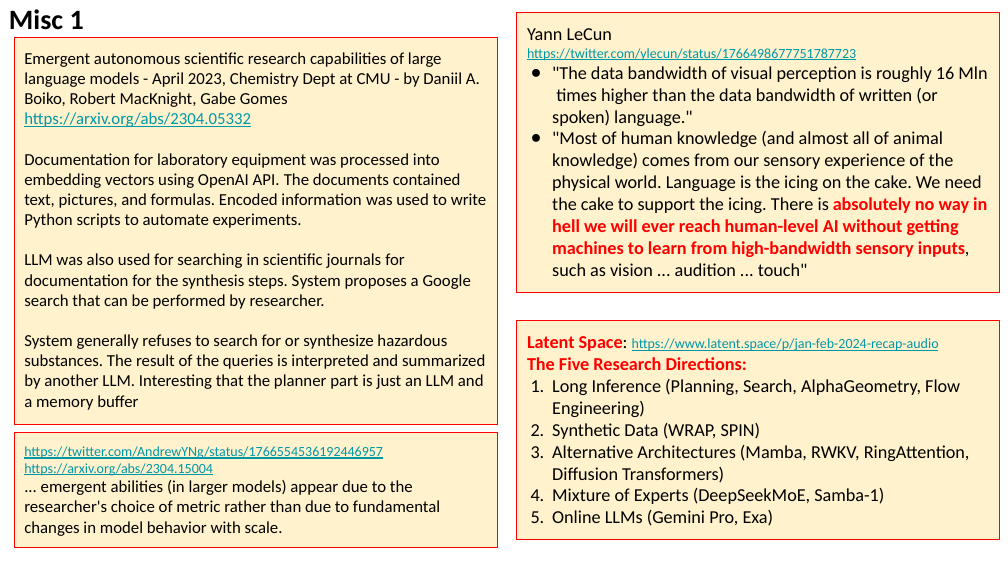
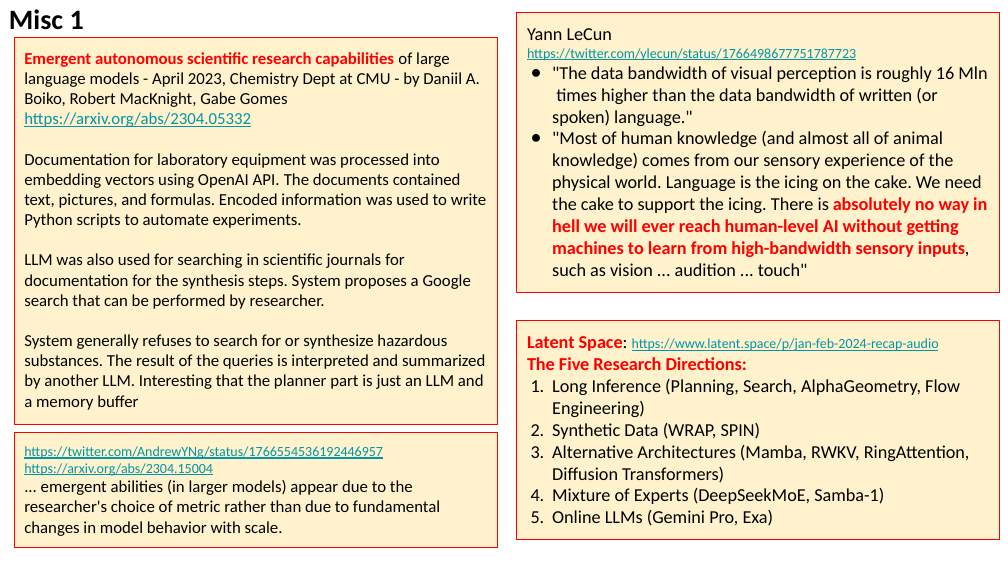
Before and after one commit to lselector/seminar, a slide deck: slide 4 of 2024/2024-03-15-AI-Updates.pptx (slide 3 before the commit). Drawn at 1008x567 pixels with LibreOffice and Linux fonts; fonts in the diff are those of the drawing. Boxes give left, top, right and bottom in pixels: in the first picture for what was removed or moved away, otherwise in the second. Text is boxed around its words. In the diff, an @@ line names an element or a change of style, - is before the commit and + after.

```diff
--- a/2024/2024-03-15-AI-Updates.pptx
+++ b/2024/2024-03-15-AI-Updates.pptx
@@ text in rectangle at (24,52,480,107): text colour #000000 to #FF0000, bold on in "Emergent autonomous scientific research capabilities" @@
```
Also in this commit, not shown: 8 other slides changed, 9 slides added, 1 slide removed.
